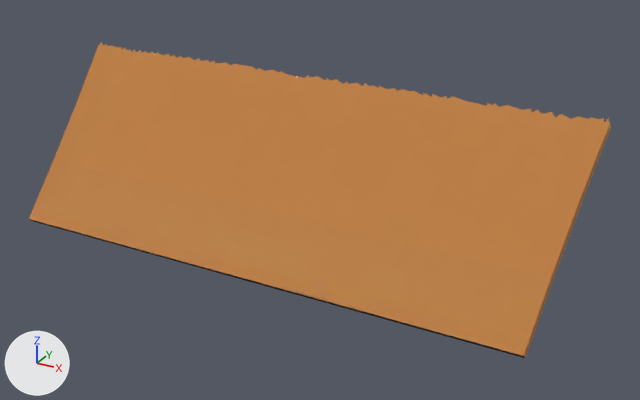
One commit to the OBJ model static/urdf/box_00/box_00_objs/3/3.obj: the scene before it, then after it.
One viewpoint serves both versions: a 50 mm lens placed at (0.466, -0.92, 0.025), pointed at (0.041, -0.147, -0.362). Lighting does not change. The marker at lower left points along +X, +Y and +Z. The older version comes first. Where no turn or scale is listed for an object, it has been applied to the vertices.

In view in the first picture: '3'.
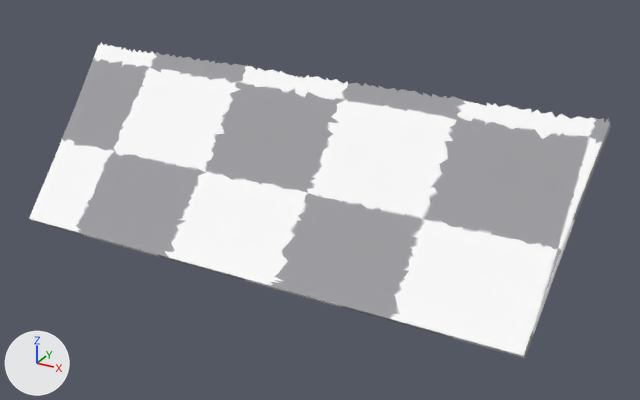
Patch to the scene script:
```diff
--- a/static/urdf/box_00/box_00_objs/3/3.obj.py
+++ b/static/urdf/box_00/box_00_objs/3/3.obj.py
@@ img_dummy_png @@
+img_dummy_png = load_image('dummy.png', 'dummy.png', 1024, 1024, 'sRGB')
@@ mat_material_0 @@
 mat_material_0 = principled_material('material_0')
-mat_material_0.texture = img_material_0_png
-mat_material_0.roughness = 0.968
+mat_material_0.texture = img_dummy_png
+mat_material_0.roughness = 1.0
```

Changed parts and their boxes [x1, y1, x2, y2] in the pictures (640 x 400 px):
'3', surface changed (orange to white)
    both: [29, 42, 611, 358]
